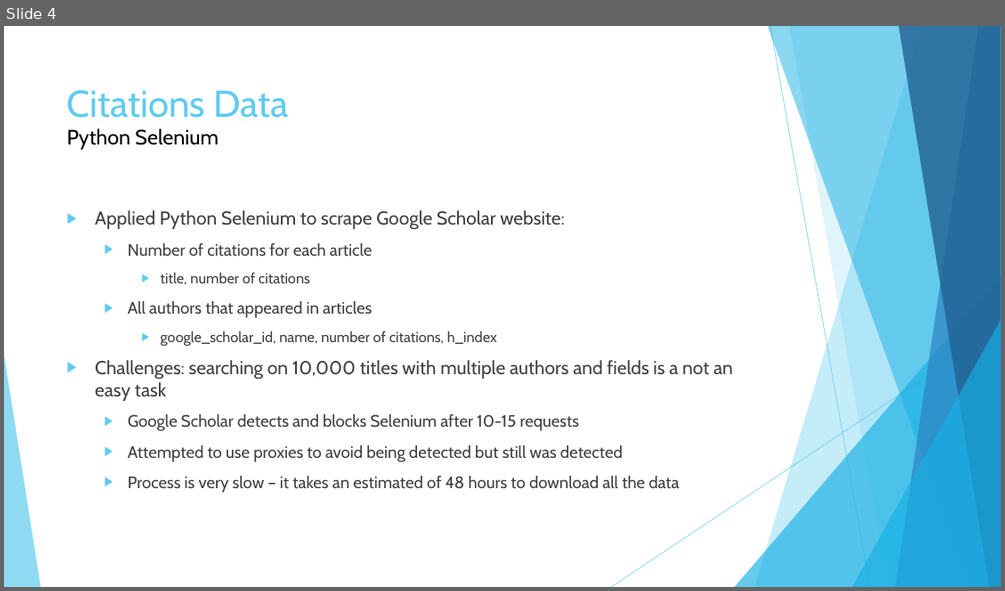
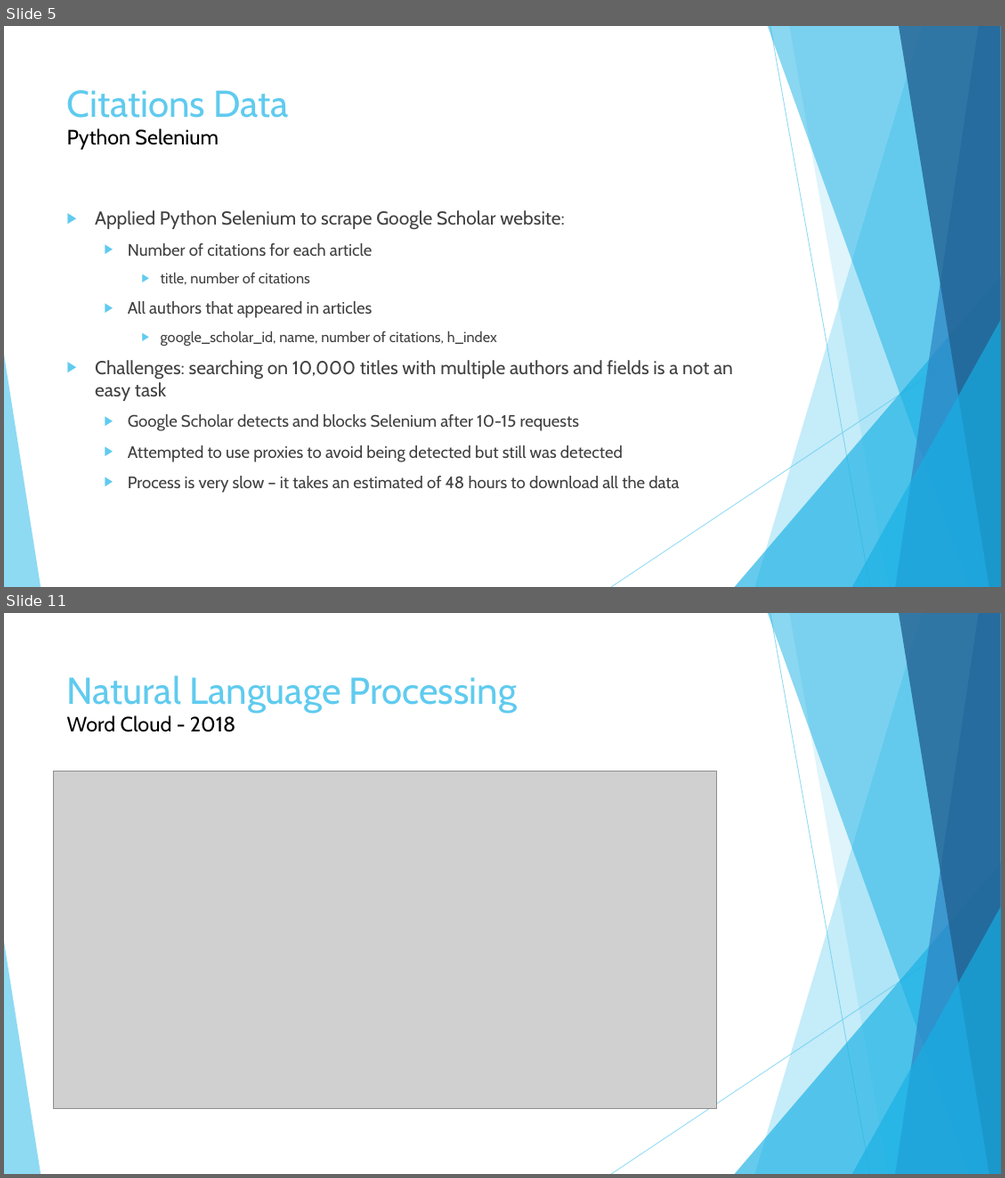
Before and after one commit to tsyurmasto/WebScrapingProject, a slide deck: presentation.pptx. Shown one above the other, each under a label of ours: slide 4 before the commit, slides 5 and 11 after it; the slides between them are not shown. The pictures are 1005x591 and 1005x1178 pixels, drawn with LibreOffice and Linux fonts; fonts in the diff are those of the drawing; grey boxes stand for pictures. Boxes give left, top, right and bottom in pixels: in the first picture for what was removed or moved away, otherwise in the second. Text is boxed around its words. In the diff, an @@ line names an element or a change of style, - is before the commit and + after.

```diff
--- a/presentation.pptx
+++ b/presentation.pptx
@@ slide 11 added at (x1=4, y1=613, x2=1001, y2=1174), background #FFFFFF; not listed: 10 template elements that a slide beside it also shows @@
@@ title added at (x1=67, y1=675, x2=517, y2=732), 36 pt, text #5FCBEF @@
+Natural Language Processing
+Word Cloud - 2018
@@ picture added at (x1=53, y1=771, x2=717, y2=1109) @@
@@ what was slide 4 is now slide 5 @@
```
Also in this commit, not shown: 7 other slides added, 5 other files.
